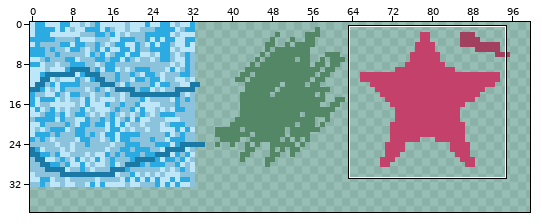
A sprite sheet gets an edit: public/assets/tileset.png. Above: a wide view before the commit, with the close-up outlined.
Close-up. The starting point:
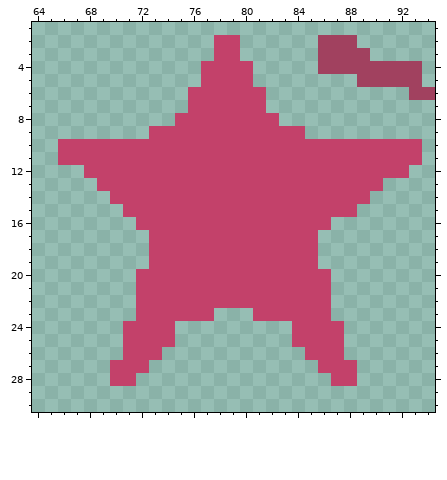
The file is 136x68 pixels. Shown: x 64..94, y 1..30. The wide view leaves out empty margins. The commit also changed other parts of the picture, which this record leaves out.
And afterwards:
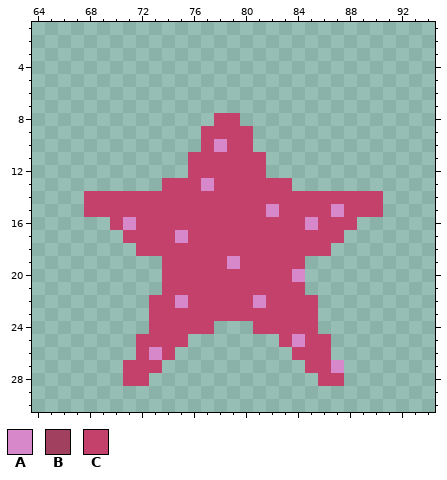
Palette (. is transparent): A #d788ca  B #a1415f  C #c3416a
Change:
There is now colour A in row 16 at x 71.
The edit turns colour C into colour A in row 10 at x 78; in row 13 at x 77; in row 15 at x 82 and 87; in row 16 at x 85; in row 17 at x 75; in row 19 at x 79.
The edit turns colour C into colour A in row 20 at x 84; in row 22 at x 75 and 81; in row 25 at x 84; in row 26 at x 73; in row 27 at x 87.
There is now colour C in row 14 at x 68 to 69 and 90; in row 15 at x 68 to 70 and 89 to 90; in row 16 at x 70 and 87 to 88; in row 17 at x 71 to 72 and 86 to 87; in row 18 at x 72 and 86; in row 23 at x 78 to 80.
There is now colour C in row 24 at x 75 to 77 and 81 to 83; in row 25 at x 75 and 83; in row 26 at x 74 and 84; in row 27 at x 73 and 85; in row 28 at x 72 and 86.
The author cleared colour B in row 2 at x 86 to 88; in row 3 at x 86 to 89; in row 4 at x 86 to 93; in row 5 at x 89 to 93; in row 6 at x 93 to 94.
The author cleared colour C in rows 2 to 3 at x 78 to 79; in rows 4 to 5 at x 77 to 80; in rows 6 to 7 at x 76 to 81; in row 8 at x 75 to 77 and 80 to 82; in row 9 at x 73 to 76 and 81 to 84; in row 10 at x 66 to 76 and 81 to 93.
The author cleared colour C in row 11 at x 66 to 75 and 82 to 93; in row 12 at x 68 to 75 and 82 to 92; in row 13 at x 69 to 73 and 84 to 90; in row 19 at x 73 and 85; in rows 20 to 21 at x 72 to 73 and 85 to 86; in rows 22 to 23 at x 72 and 86.
The author cleared colour C in row 24 at x 71 to 72 and 86 to 87; in rows 25 to 26 at x 71 and 87; in rows 27 to 28 at x 70 and 88.
Pixel boxes of the changes (left, top, right, bottom) in both close-ups:
changed: (58, 35, 435, 386)
